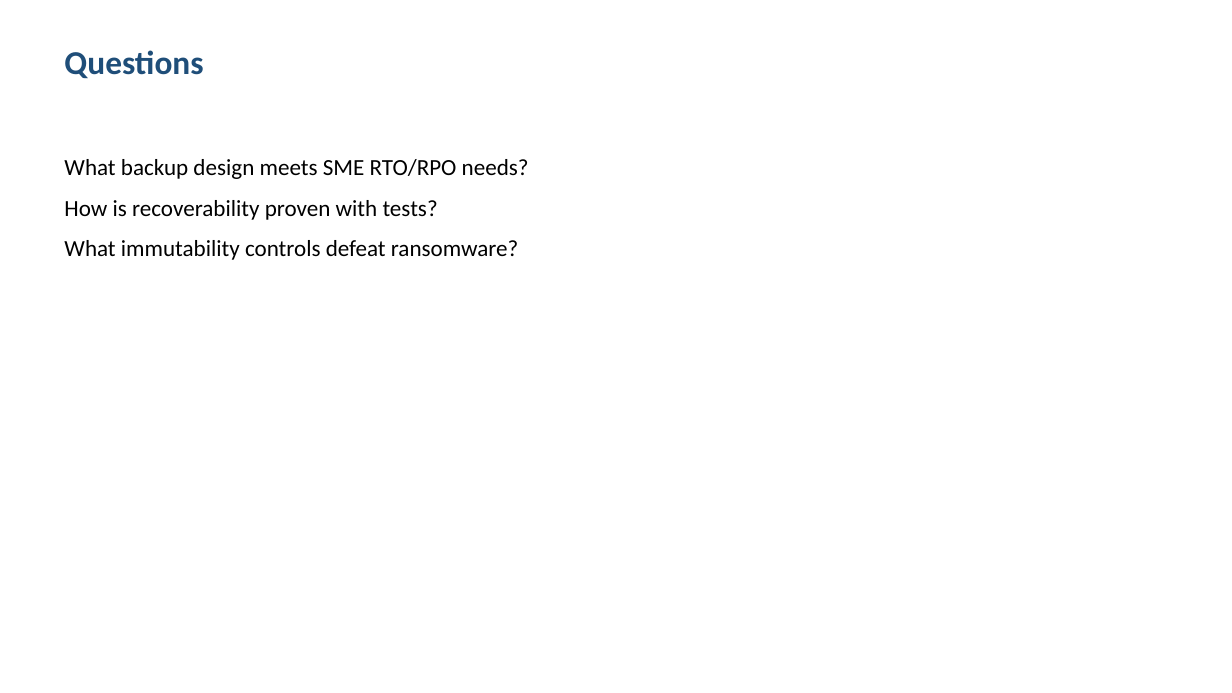
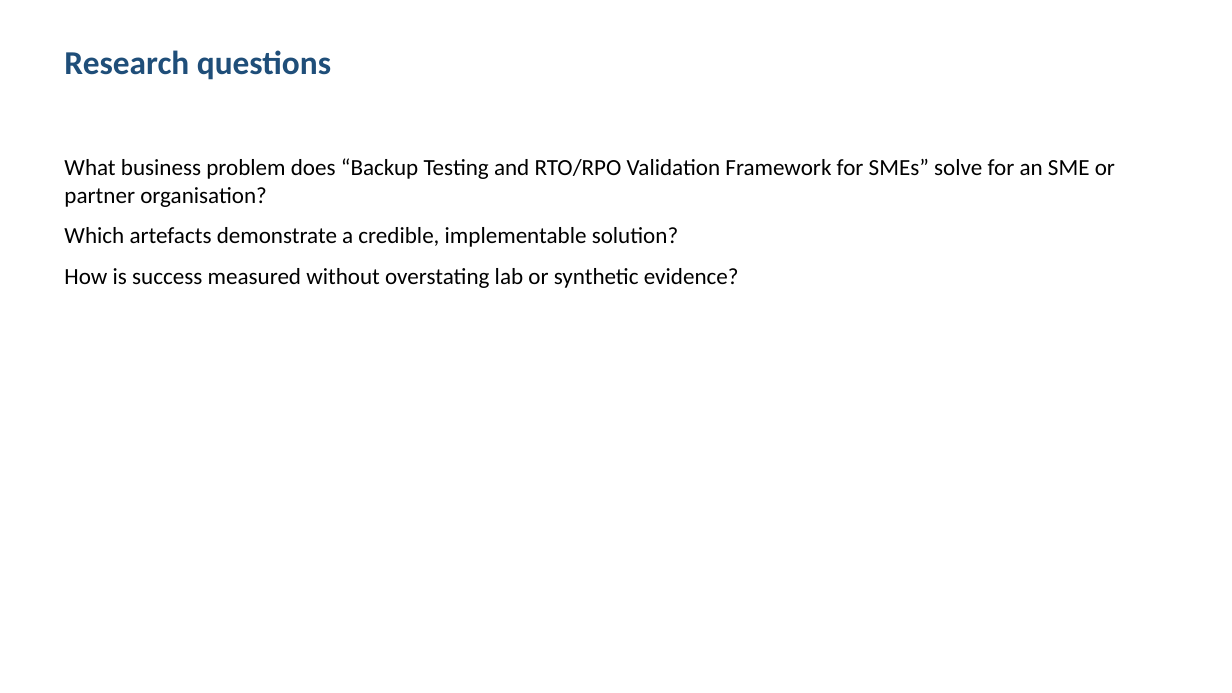
Before and after one commit to shohrabniaz/backup-rto-rpo-validation, a slide deck: slide 2 of Final_Submission/02_Presentation.pptx. Drawn at 1232x693 pixels with LibreOffice and Linux fonts; fonts in the diff are those of the drawing. Boxes give left, top, right and bottom in pixels: in the first picture for what was removed or moved away, otherwise in the second. Text is boxed around its words. In the diff, an @@ line names an element or a change of style, - is before the commit and + after.

```diff
--- a/Final_Submission/02_Presentation.pptx
+++ b/Final_Submission/02_Presentation.pptx
@@ text at (64,50,331,80): text changed @@
-Questions
+Research questions
@@ text at (64,158,1115,288): text changed @@
-What backup design meets SME RTO/RPO needs?
-How is recoverability proven with tests?
-What immutability controls defeat ransomware?
+What business problem does “Backup Testing and RTO/RPO Validation Framework for SMEs” solve for an SME or partner organisation?
+Which artefacts demonstrate a credible, implementable solution?
+How is success measured without overstating lab or synthetic evidence?
```
Also in this commit, not shown: 3 other slides changed, 12 other files.
